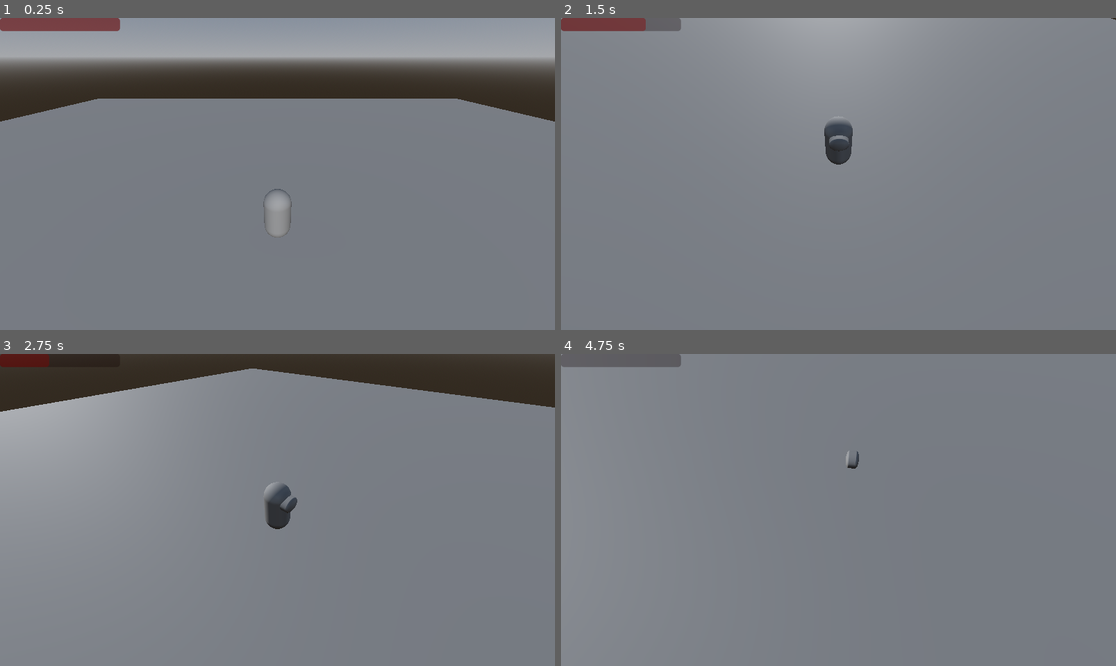
Above: before the commit, frames 1-4 (two rows, left to right).
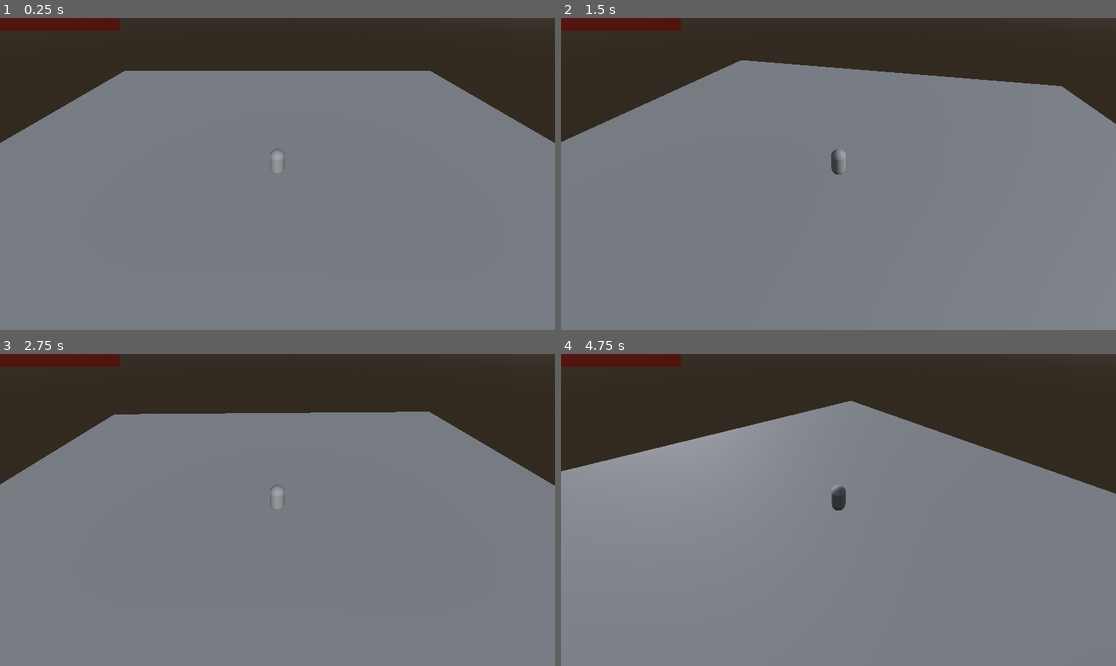
Above: after the commit, the same moments.

Repository: MikaelVV/Fortuna
Game: Godot game, scene res://Scenes/Main01.tscn
Same seed, same stepped clock (60 frames per second), same inputs: the game is played once before the commit and once after it.
Inputs (mouse positions are in pixels of both pictures, inside the frame that each line leads up to):
- Up to frame 1 (0.25 s): no input
- Up to frame 2 (1.5 s): tap Enter (ui_accept) at 0.5, 0.77, 0.8, 1.07, 1.35 s; move the mouse to (960, 158) at 0.52 s; click (960, 158) at 0.6 s; move the mouse to (810, 174) at 1.27 s
- Up to frame 3 (2.75 s): tap Enter (ui_accept) at 1.52, 1.82, 2.3 s; click (249, 510) at 1.55 s; move the mouse to (288, 503) at 2.02 s; click (288, 503) at 2.1 s
- Up to frame 4 (4.75 s): move the mouse to (832, 516) at 2.77 s; click (832, 516) at 2.85 s; tap Enter (ui_accept) at 3.02, 3.32, 3.6, 3.77, 4.07 s; move the mouse to (877, 513) at 3.52 s; tap Escape (pause) at 4.15 s; click "Resume" at 4.25 s

The runs differ from the first frame. In frame 1, 25% of the frame differs, in the area x 0-100%, y 0-71%; in frame 2, 23%; in frame 3, 18%; in frame 4, 28%, in the area x 0-100%, y 0-51%.

Commit message:
Updating movement

Diff:
--- a/Scenes/Main01.tscn
+++ b/Scenes/Main01.tscn
@@ -12,26 +12,37 @@
 sky = SubResource("Sky_adkf3")
 
 [sub_resource type="NavigationMesh" id="NavigationMesh_6p03x"]
-vertices = PackedVector3Array(-29.5, 0.1965, -29.5, -29.5, 0.1965, 29.5, 29.5, 0.1965, 29.5, 29.5, 0.1965, -29.5)
+vertices = PackedVector3Array(-29.5, 0.5665, -29.5, -29.5, 0.5665, 29.5, 29.5, 0.5665, 29.5, 29.5, 0.5665, -29.5)
 polygons = [PackedInt32Array(3, 2, 0), PackedInt32Array(0, 2, 1)]
-cell_height = 0.01
 
 [sub_resource type="BoxMesh" id="BoxMesh_x61n6"]
 
 [sub_resource type="BoxShape3D" id="BoxShape3D_16i7l"]
 
+[sub_resource type="NavigationMesh" id="NavigationMesh_p1efv"]
+vertices = PackedVector3Array(-24, 0.5, -24, -24, 0.5, 24, 24, 0.5, 24, 24, 0.5, -24)
+polygons = [PackedInt32Array(3, 2, 0), PackedInt32Array(0, 2, 1)]
+agent_radius = 1.0
+
+[sub_resource type="PlaneMesh" id="PlaneMesh_lndvm"]
+size = Vector2(50, 50)
+
+[sub_resource type="ConcavePolygonShape3D" id="ConcavePolygonShape3D_2r56i"]
+data = PackedVector3Array(25, 0, 25, -25, 0, 25, 25, 0, -25, -25, 0, 25, -25, 0, -25, 25, 0, -25)
+
 [node name="Main01" type="Node3D"]
+
+[node name="Player" parent="." instance=ExtResource("1_4nac1")]
+transform = Transform3D(1, 0, 0, 0, 1, 0, 0, 0, 1, 0, 12.5291, 0)
 
 [node name="WorldEnvironment" type="WorldEnvironment" parent="."]
 environment = SubResource("Environment_4g8mf")
-
-[node name="Player" parent="." instance=ExtResource("1_4nac1")]
-transform = Transform3D(1, 0, 0, 0, 1, 0, 0, 0, 1, 0, 0.393109, 0)
 
 [node name="DirectionalLight3D" type="DirectionalLight3D" parent="."]
 transform = Transform3D(1, 0, 0, 0, 0.87451, 0.485008, 0, -0.485008, 0.87451, 0, 23.4912, 30.2568)
 
 [node name="NavigationRegion3D" type="NavigationRegion3D" parent="."]
+visible = false
 navigation_mesh = SubResource("NavigationMesh_6p03x")
 
 [node name="MeshInstance3D" type="MeshInstance3D" parent="NavigationRegion3D"]
@@ -42,3 +53,15 @@
 
 [node name="CollisionShape3D" type="CollisionShape3D" parent="NavigationRegion3D/MeshInstance3D/StaticBody3D"]
 shape = SubResource("BoxShape3D_16i7l")
+
+[node name="NavigationRegion3D2" type="NavigationRegion3D" parent="."]
+transform = Transform3D(1, 0, 0, 0, 1, 0, 0, 0, 1, 0, 11.2072, 0)
+navigation_mesh = SubResource("NavigationMesh_p1efv")
+
+[node name="StaticBody3D" type="StaticBody3D" parent="NavigationRegion3D2"]
+
+[node name="MeshInstance3D" type="MeshInstance3D" parent="NavigationRegion3D2/StaticBody3D"]
+mesh = SubResource("PlaneMesh_lndvm")
+
+[node name="CollisionShape3D" type="CollisionShape3D" parent="NavigationRegion3D2/StaticBody3D"]
+shape = SubResource("ConcavePolygonShape3D_2r56i")
--- a/Scenes/player.tscn
+++ b/Scenes/player.tscn
@@ -16,7 +16,7 @@
 transform = Transform3D(1, 0, 0, 0, 1, 0, 0, 0, 1, 0, 0.859997, 0)
 
 [node name="Camera3D" type="Camera3D" parent="Pivot"]
-transform = Transform3D(1, 0, 0, 0, 0.866025, 0.5, 0, -0.5, 0.866025, 0, 5.02109, 5.76235)
+transform = Transform3D(1, 0, 0, 0, 0.727641, 0.685958, 0, -0.685958, 0.727641, 0, 9.02109, 10.7624)
 
 [node name="HealthBar" type="ProgressBar" parent="Pivot/Camera3D"]
 offset_right = 249.0
@@ -48,12 +48,12 @@
 layout_mode = 2
 text = "Return to Main Menu"
 
-[node name="MeshInstance3D" type="MeshInstance3D" parent="."]
+[node name="Body" type="MeshInstance3D" parent="."]
 transform = Transform3D(1, 0, 0, 0, 1, 0, 0, 0, 1, 0, 0.859997, 0)
 mesh = SubResource("CapsuleMesh_2wv4f")
 skeleton = NodePath("../Pivot")
 
-[node name="MeshInstance3D2" type="MeshInstance3D" parent="."]
+[node name="Head" type="MeshInstance3D" parent="."]
 transform = Transform3D(0.673246, 0, 0, 0, -0.00610265, 0.557203, 0, -0.230286, -0.014766, -0.000134945, 1.26019, -0.487195)
 mesh = SubResource("CapsuleMesh_h2ejq")
 
@@ -64,6 +64,7 @@
 [node name="NavigationAgent3D" type="NavigationAgent3D" parent="."]
 path_desired_distance = 0.1
 target_desired_distance = 0.1
+path_max_distance = 300.01
 
 [connection signal="pressed" from="Pivot/Camera3D/PauseMenu/MarginContainer/VBoxContainer/ResumeGame" to="Pivot/Camera3D/PauseMenu" method="_on_resume_game_pressed"]
 [connection signal="pressed" from="Pivot/Camera3D/PauseMenu/MarginContainer/VBoxContainer/ReturnToMainMenu" to="Pivot/Camera3D/PauseMenu" method="_on_return_to_main_menu_pressed"]
--- a/Scripts/PlayerController.gd
+++ b/Scripts/PlayerController.gd
@@ -22,79 +22,92 @@
 @onready var pivot := $Pivot
 @onready var camera := $Pivot/Camera3D
 @onready var pause_menu := $Pivot/Camera3D/PauseMenu
-@onready var body := $MeshInstance3D
+@onready var body := $Body
 # Haetaan painovoima projekti asetuksista.
-var gravity = ProjectSettings.get_setting("physics/3d/default_gravity")
+var gravity = 10
 
 func _ready() -> void:
 	HealthBar.max_value = max_health
 	_set_heatlhbar()
 
 func _process(delta):
-	if(navigationAgent.is_navigation_finished()):
+	if not is_on_floor():
+		velocity.y -= gravity * delta
+
+	if(navigationAgent.is_target_reached()):
 		return
 
-	moveToPosition(delta)
-	pass
+	var new_velocity = movement()
 
-#Määritellään pelaajan point & click movement.
-func moveToPosition(delta):
-	var targetPosition = navigationAgent.get_next_path_position()
-	var direction = global_position.direction_to(targetPosition)
+	velocity.x = new_velocity.x
+	velocity.z = new_velocity.z
 
-	if global_transform.origin.is_equal_approx(targetPosition):
-		return
-	faceToDirection(targetPosition)
-
-	velocity = direction * SPEED
 	move_and_slide()
 
-func faceToDirection(direction):
-	look_at(Vector3(direction.x, global_position.y, direction.z),Vector3.UP)
+
 
 func _input(event):
 	if Input.is_action_just_pressed("MoveToLocation"):
-		var mousePosition = get_viewport().get_mouse_position()
-		var rayLength = 150
-		var fromPosition = camera.project_ray_origin(mousePosition)
-		var toPosition = fromPosition + camera.project_ray_normal(mousePosition) * rayLength
-		var space = get_world_3d().direct_space_state
-		var rayQuery = PhysicsRayQueryParameters3D.new()
+		get_world_pos();
 
-		rayQuery.from = fromPosition
-		rayQuery.to = toPosition
+func get_world_pos() -> void:
+	var mousePosition = get_viewport().get_mouse_position()
+	var rayLength = 200
+	var fromPosition = camera.project_ray_origin(mousePosition)
+	var toPosition = fromPosition + camera.project_ray_normal(mousePosition) * rayLength
+	var space = get_world_3d().direct_space_state
+	var rayQuery = PhysicsRayQueryParameters3D.new()
 
-		var result = space.intersect_ray(rayQuery)
+	rayQuery.from = fromPosition
+	rayQuery.to = toPosition
 
-		if result.is_empty():
-			return
+	var result = space.intersect_ray(rayQuery)
 
-		print(result)
+	if result.is_empty():
+		return
 
-		navigationAgent.target_position = result.position
+	print(result)
+
+	navigationAgent.target_position = result.position
+
+	look_at_path(result.position)
+
+
+
+func movement() -> Vector3:
+	var next_path_position = navigationAgent.get_next_path_position()
+	var current_agent_position = global_position
+
+	var new_velocity = next_path_position - current_agent_position
+	new_velocity = new_velocity.normalized() * SPEED
+
+
+	return new_velocity
+
+func look_at_path(direction : Vector3) -> void:
+	look_at(Vector3(direction.x, global_position.y, direction.z), Vector3.UP)
 
 # Function "kuuntelee" kaikkia inputteja, joka tässä tapauksessa on hiiri.
 # ja määrittelee hiiren liikkuvuuden kameran kanssa.
 func _unhandled_input(event: InputEvent) -> void:
-	if event is InputEventMouseButton:
-		Input.set_mouse_mode(Input.MOUSE_MODE_CAPTURED)
-	if Input.get_mouse_mode() == Input.MOUSE_MODE_CAPTURED:
-		if event is InputEventMouseMotion: # Alla määrittellään hiiren herkkyys.
-			pivot.rotate_y(-event.relative.x * 0.01)
-			camera.rotate_x(-event.relative.y * 0.01)
-			camera.rotation.x = clamp(camera.rotation.x, deg_to_rad(-60), deg_to_rad(60)) # Tässä limitoidaan pelaajan kameran rotaatiota, että pelaaja ei voi katsoa 360 astetta ympäri.
+	#if event is InputEventMouseButton:
+		#Input.set_mouse_mode(Input.MOUSE_MODE_CAPTURED)
+	#if Input.get_mouse_mode() == Input.MOUSE_MODE_CAPTURED:
+		#if event is InputEventMouseMotion: # Alla määrittellään hiiren herkkyys.
+			#pivot.rotate_y(-event.relative.x * 0.01)
+			#camera.rotate_x(-event.relative.y * 0.01)
+			#camera.rotation.x = clamp(camera.rotation.x, deg_to_rad(-60), deg_to_rad(60)) # Tässä limitoidaan pelaajan kameran rotaatiota, että pelaaja ei voi katsoa 360 astetta ympäri.
 	if event.is_action_pressed("pause"): # ui_cancel tarkoittaa Esc näppäintä.
 		pauseGame()
 		#Input.set_mouse_mode(Input.MOUSE_MODE_VISIBLE)
 
-func _physics_process(delta) -> void:
+func _physics_process(delta):
 	# Määritellään pelaajan painovoima.
 	if not is_on_floor():
 		velocity.y -= gravity * delta
 
 	if Input.is_action_just_pressed("ui_accept") and is_on_floor():
-		velocity.y = JUMP_VELOCITY
-		damage()
+		velocity.y = SPEED
 
 
 
@@ -139,10 +152,10 @@
 
 func pauseGame():
 	if paused:
-		Input.set_mouse_mode(Input.MOUSE_MODE_CAPTURED)
+		#Input.set_mouse_mode(Input.MOUSE_MODE_CAPTURED)
 		pause_menu.hide()
 		get_tree().paused = false
 	else:
-		Input.set_mouse_mode(Input.MOUSE_MODE_VISIBLE)
+		#Input.set_mouse_mode(Input.MOUSE_MODE_VISIBLE)
 		get_tree().paused = true
 		pause_menu.show()
Not shown: 1 places in Scenes/Main01.tscn that only renumber resources
